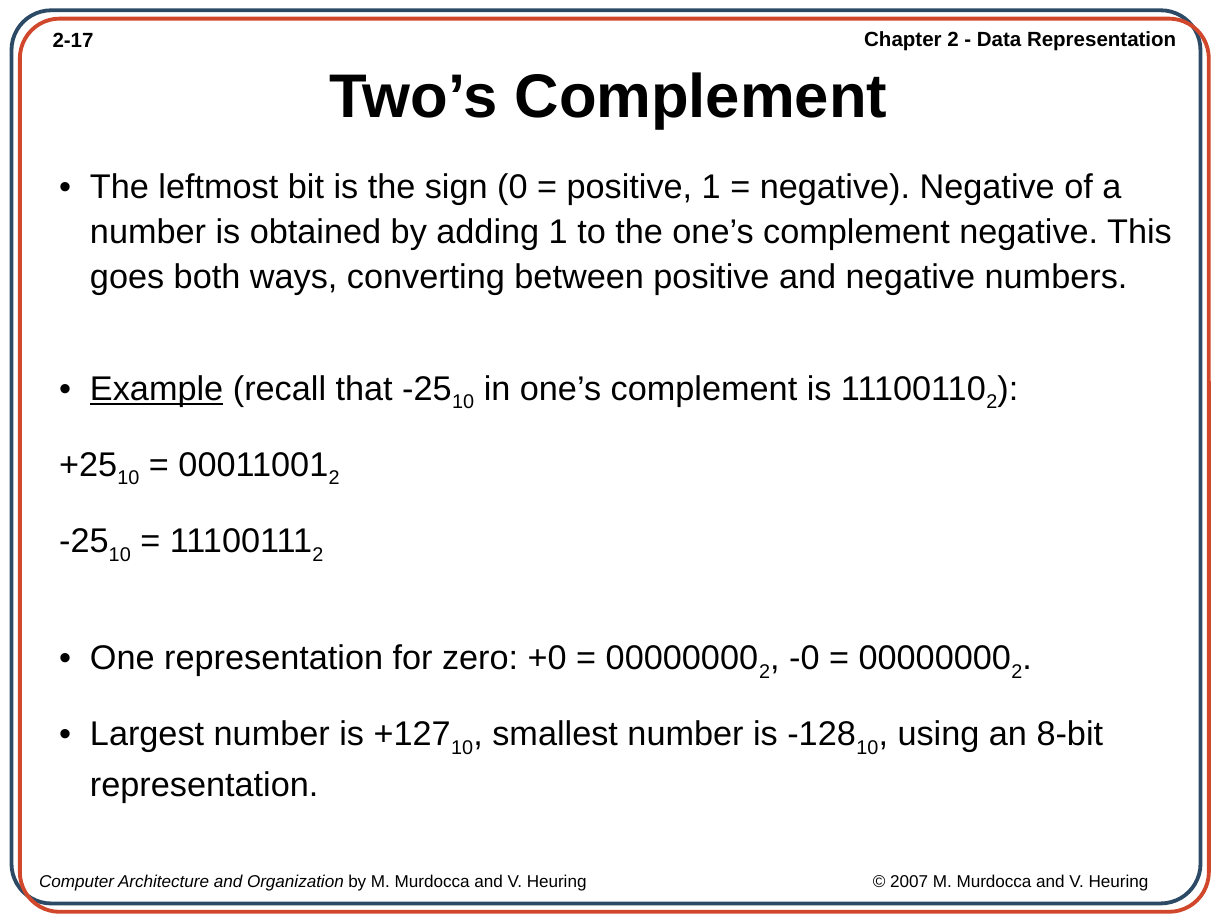
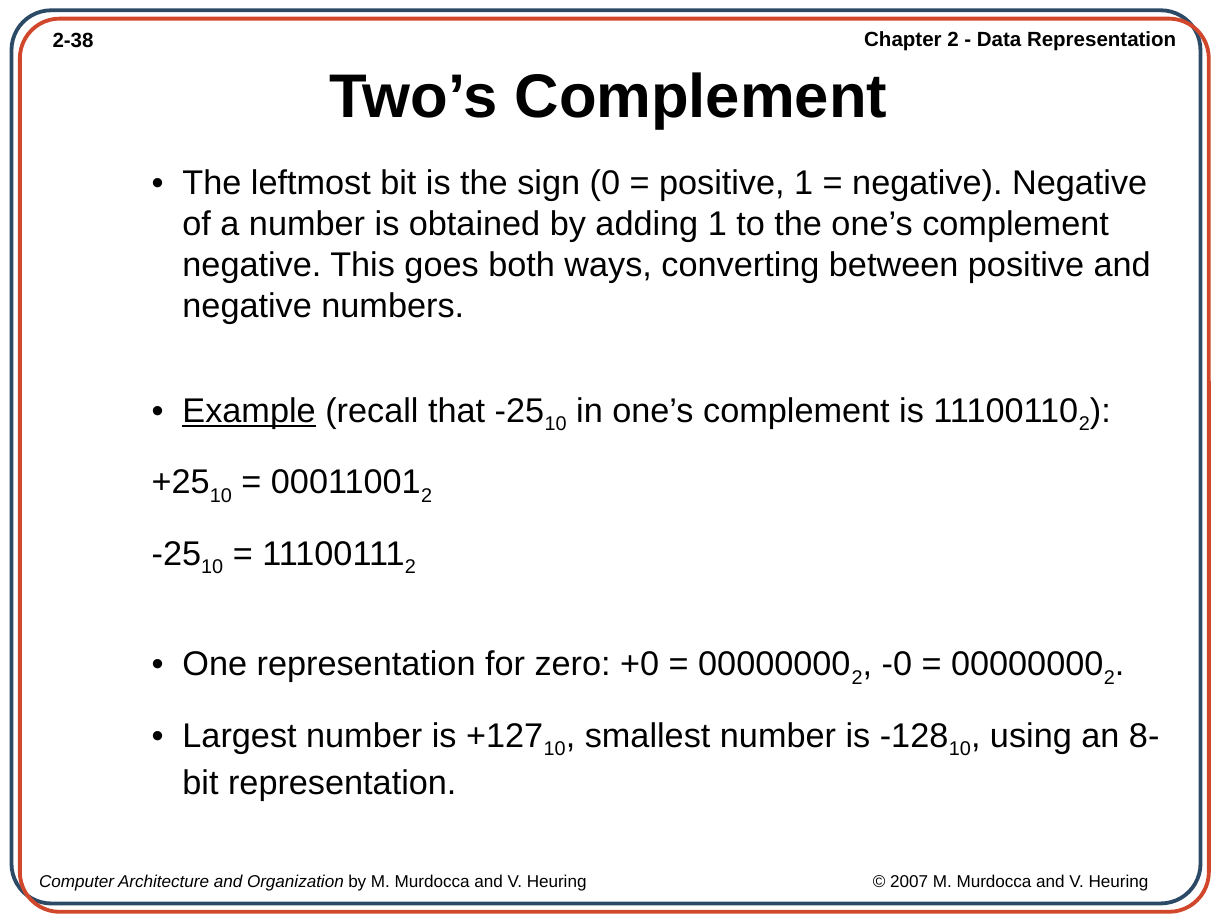
Before and after one commit to AfiqahAzahari-here/computer_organization_arch, a slide deck: slide 38 of SLIDE_NOTA/Ch02_Data Representation.ppt (slide 17 before the commit). Drawn at 1232x924 pixels with LibreOffice and Linux fonts; fonts in the diff are those of the drawing; background and template pictures are left out. Boxes give left, top, right and bottom in pixels: in the first picture for what was removed or moved away, otherwise in the second. Text is boxed around its words. In the diff, an @@ line names an element or a change of style, - is before the commit and + after.

```diff
--- a/SLIDE_NOTA/Ch02_Data Representation.ppt
+++ b/SLIDE_NOTA/Ch02_Data Representation.ppt
@@ page number at [53,32,94,48]: text changed @@
-2-17
+2-38
@@ text "• The leftmost bit is ...": place and size @@
-text "• The leftmost bit is ..." at [90,173,1172,803]
+text "• The leftmost bit is ..." at [182,169,1159,800]
@@ text "• The leftmost bit is ..." at [182,169,1159,800]: line spacing 1.1 to 1 @@
```
Also in this commit, not shown: 11 other slides changed, 33 slides added, 4 other files.
